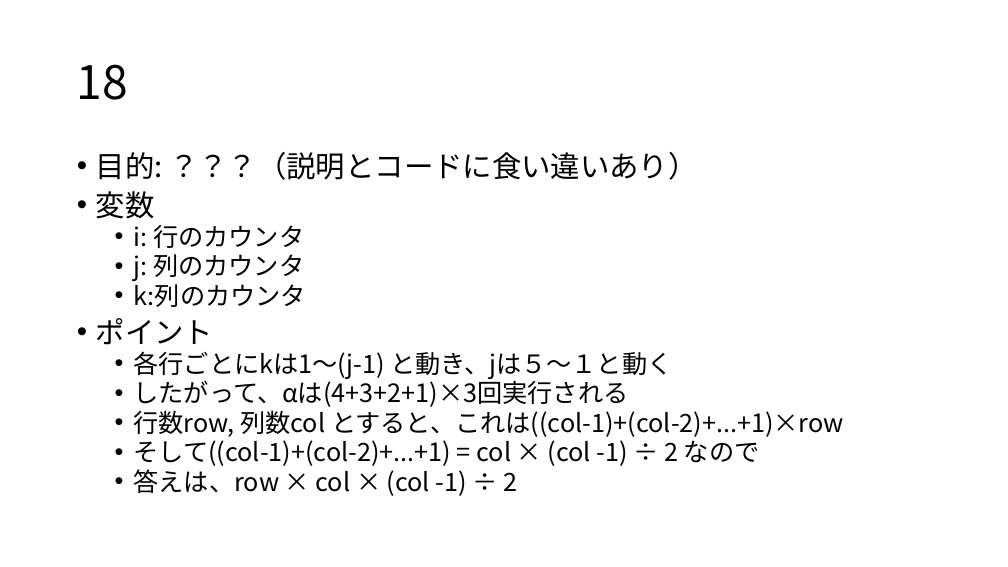
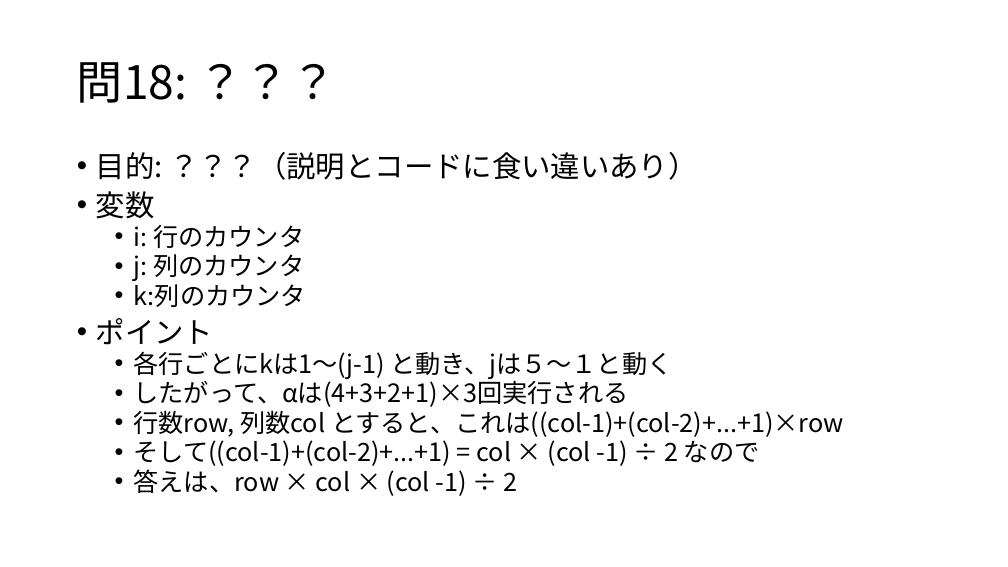
Before and after one commit to osamu377/FromZero, a slide deck: slide 4 of 問題集/問16-20.pptx. Drawn at 1008x567 pixels with LibreOffice and Linux fonts; fonts in the diff are those of the drawing. Boxes give left, top, right and bottom in pixels: in the first picture for what was removed or moved away, otherwise in the second. Text is boxed around its words. In the diff, an @@ line names an element or a change of style, - is before the commit and + after.

```diff
--- a/問題集/問16-20.pptx
+++ b/問題集/問16-20.pptx
@@ title at <box>77,62,187,103</box>: text changed @@
-18
+問18: ？？？
```
Also in this commit, not shown: 4 other slides changed, 1 slide added, 1 slide removed, 15 other files.
